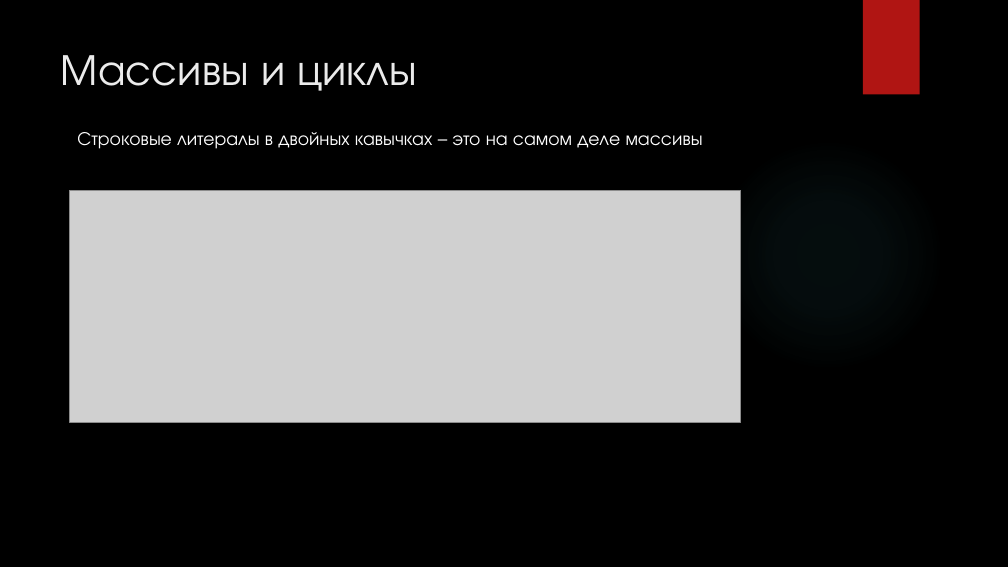
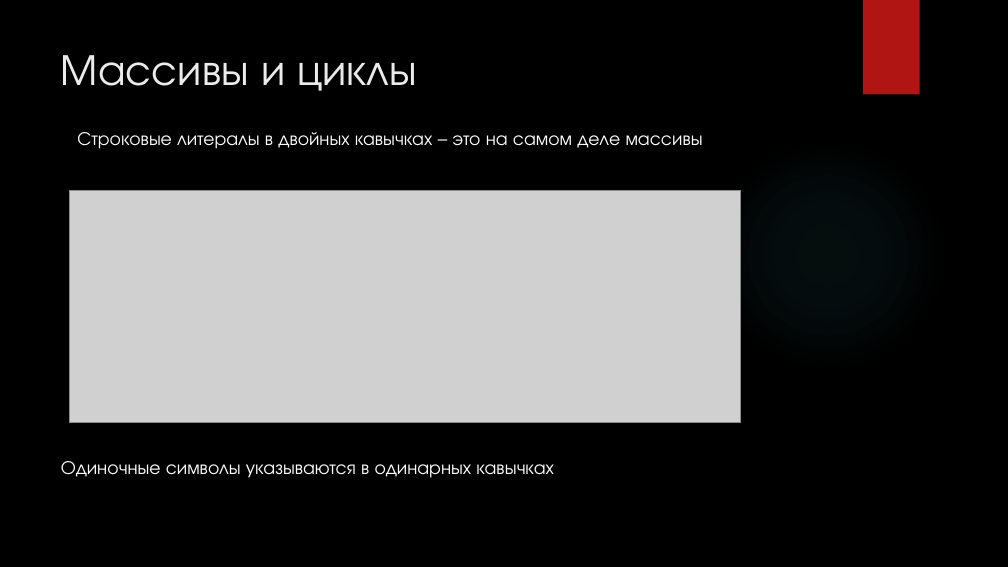
Before and after one commit to cansat-rsce/Organisation, a slide deck: slide 24 of лекции/Лекция2. Программирование на языке С (продолжение).pptx. Drawn at 1008x567 pixels with LibreOffice and Linux fonts; fonts in the diff are those of the drawing; grey boxes stand for pictures; background and template pictures are left out. Boxes give left, top, right and bottom in pixels: in the first picture for what was removed or moved away, otherwise in the second. Text is boxed around its words. In the diff, an @@ line names an element or a change of style, - is before the commit and + after.

```diff
--- a/лекции/Лекция2. Программирование на языке С (продолжение).pptx
+++ b/лекции/Лекция2. Программирование на языке С (продолжение).pptx
@@ text added at [61, 461, 554, 478], 18 pt, text #FFFFFF @@
+Одиночные символы указываются в одинарных кавычках
```
Also in this commit, not shown: 1 slide added, 1 slide removed, 3 other files.
